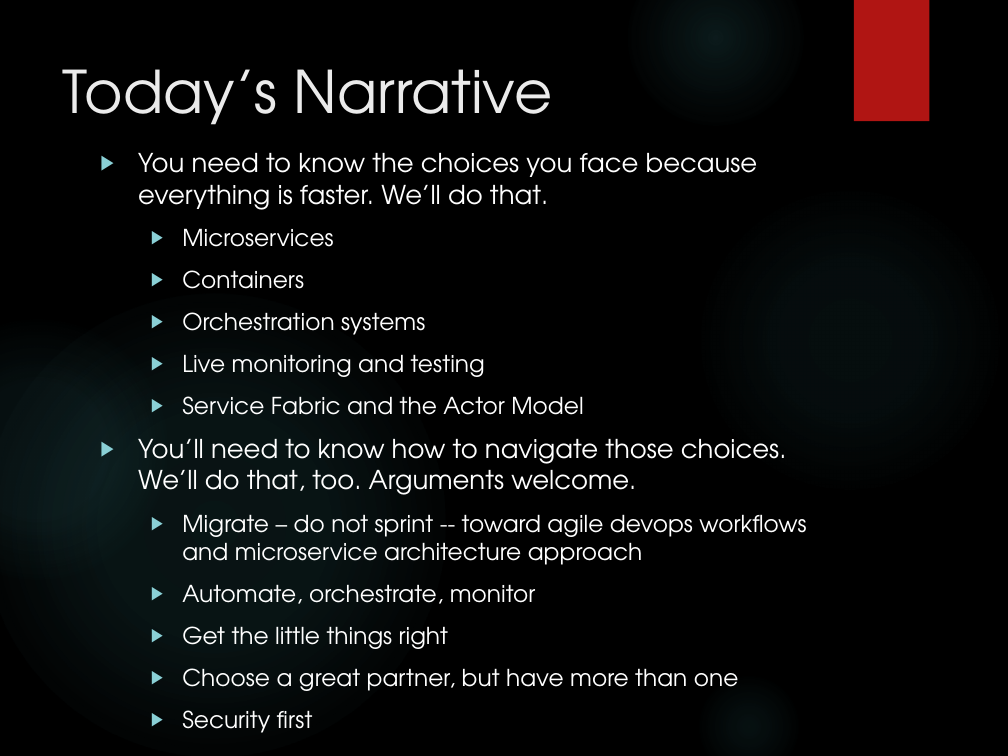
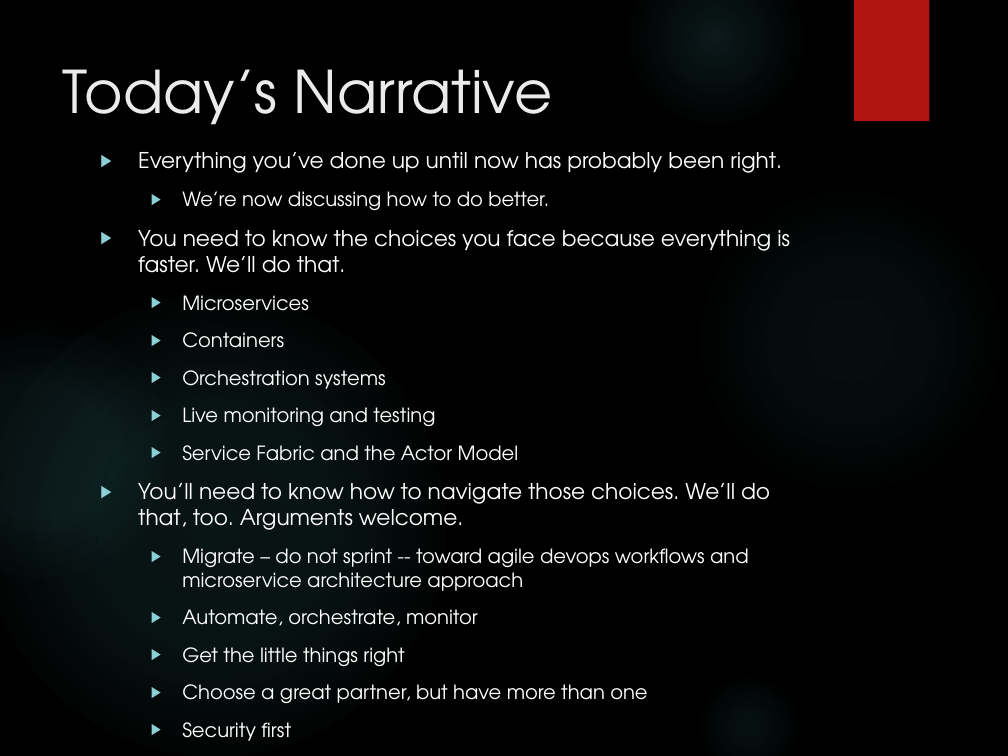
Before and after one commit to arif-aigonix/leap2015, a slide deck: slide 1 of Cloud and Distributed Architecture Overview.pptx. Drawn at 1008x756 pixels with LibreOffice and Linux fonts; fonts in the diff are those of the drawing; background and template pictures are left out. Boxes give left, top, right and bottom in pixels: in the first picture for what was removed or moved away, otherwise in the second. Text is boxed around its words. In the diff, an @@ line names an element or a change of style, - is before the commit and + after.

```diff
--- a/Cloud and Distributed Architecture Overview.pptx
+++ b/Cloud and Distributed Architecture Overview.pptx
@@ text at bbox=[138, 152, 782, 211]: paragraphs added @@
+▶ Everything you’ve done up until now has probably been right.
+  ▶ We’re now discussing how to do better.
@@ text at bbox=[138, 230, 790, 703]: size 20.4 to 17.1 pt in "You need to know the choices you ...", "You’ll need to know how to navigate ..."; size 18.4 to 15.4 pt in "Microservices", "Containers", "Orchestration systems", "Live monitoring and testing" and 6 more places @@
```
Also in this commit, not shown: 1 slide added, 1 other file.
